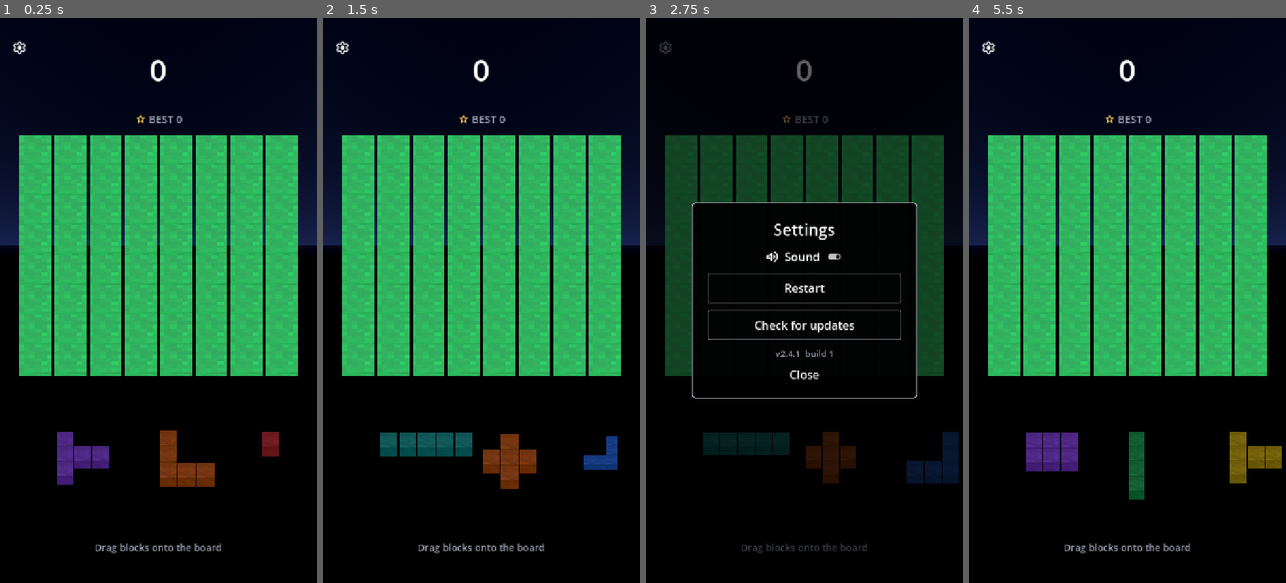
Above: before the commit, frames 1-4 (left to right).
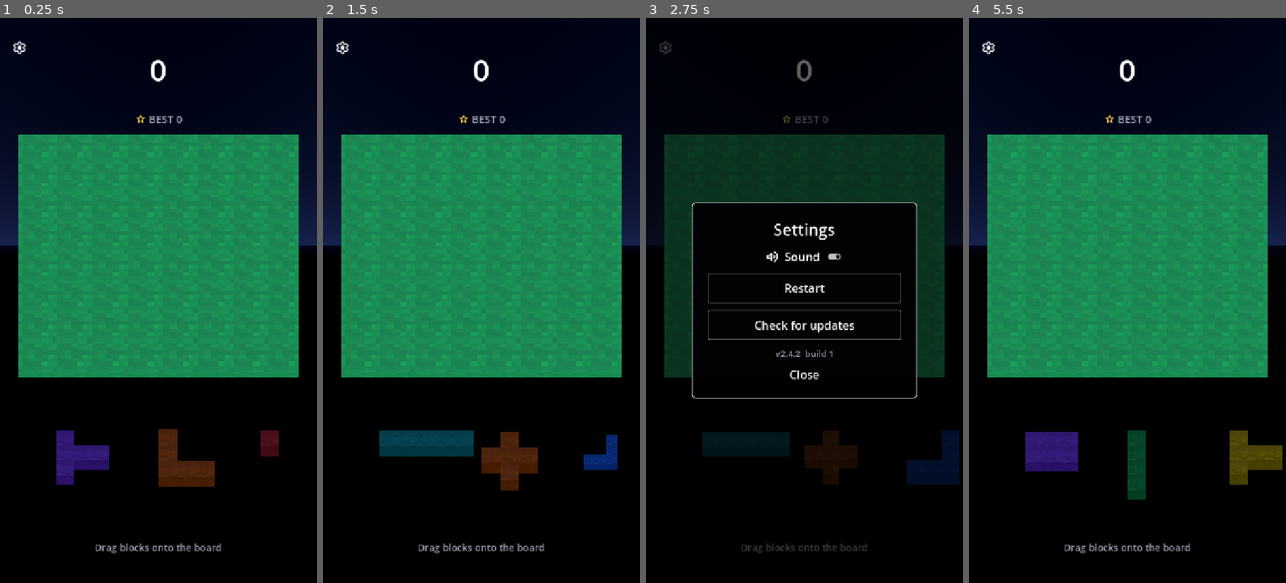
Above: after the commit, the same moments.

Repository: Matko802/blockshark
Game: Godot game, scene res://scenes/main.tscn
Two runs of this game, one before a commit and one after it. Both use one fixed random seed, a clock stepped at 60 frames per second and the inputs below.
Inputs (mouse positions are in pixels of both pictures, inside the frame that each line leads up to):
- Up to frame 1 (0.25 s): no input
- Up to frame 2 (1.5 s): click "" at 0.5 s; click "Restart" at 1.25 s
- Up to frame 3 (2.75 s): click "" at 2 s
- Up to frame 4 (5.5 s): click "Restart" at 2.75 s; click "" at 3.5 s; click "Restart" at 4.25 s; move the mouse to (1197, 272) at 5.02 s; click (1197, 272) at 5.17 s

The runs differ from the first frame. In frame 1, 40% of the frame differs, in the area x 5-95%, y 20-83%; in frame 2, 39%; in frame 3, 1.6%; in frame 4, 40%, in the area x 5-99%, y 20-86%.

Commit message:
Gapless cubes plus real time day night sky, version 2.4.2

Diff:
--- a/scripts/board_view.gd
+++ b/scripts/board_view.gd
@@ -2,8 +2,8 @@
 class_name BoardView
 
 const SIZE = 8
-const CUBE = 0.92
-const REST_Y = 0.57
+const CUBE = 1.0
+const REST_Y = 0.61
 
 var placed: Dictionary = {}
 var ghost_nodes: Array = []
--- a/scripts/main.gd
+++ b/scripts/main.gd
@@ -10,7 +10,7 @@
 var tray_x: Dictionary = {}
 var tray_tweens: Dictionary = {}
 var time := 0.0
-var app_version := "2.4.1"
+var app_version := "2.4.2"
 var app_code := 0
 
 @onready var board: BoardView = $Board
@@ -20,6 +20,43 @@
 @onready var updater = $Updater
 @onready var camera: Camera3D = $Camera3D
 @onready var tray_root: Node3D = $Tray
+@onready var sun: DirectionalLight3D = $Sun
+@onready var world_env: WorldEnvironment = $WorldEnvironment
+
+func sky_keys() -> Array:
+	return [
+		[0.0, Color(0.008, 0.012, 0.045), Color(0.10, 0.14, 0.30), Color(0.70, 0.80, 1.00), 0.85, 0.6],
+		[5.0, Color(0.008, 0.012, 0.045), Color(0.10, 0.14, 0.30), Color(0.70, 0.80, 1.00), 0.85, 0.6],
+		[7.0, Color(0.20, 0.25, 0.55), Color(0.98, 0.55, 0.30), Color(1.00, 0.75, 0.55), 1.0, 0.8],
+		[9.0, Color(0.25, 0.50, 0.95), Color(0.70, 0.85, 1.00), Color(1.00, 1.00, 1.00), 1.15, 0.9],
+		[16.0, Color(0.25, 0.50, 0.95), Color(0.70, 0.85, 1.00), Color(1.00, 1.00, 1.00), 1.15, 0.9],
+		[18.5, Color(0.15, 0.12, 0.35), Color(0.95, 0.45, 0.25), Color(1.00, 0.70, 0.50), 1.0, 0.8],
+		[20.0, Color(0.008, 0.012, 0.045), Color(0.10, 0.14, 0.30), Color(0.70, 0.80, 1.00), 0.85, 0.6],
+		[24.0, Color(0.008, 0.012, 0.045), Color(0.10, 0.14, 0.30), Color(0.70, 0.80, 1.00), 0.85, 0.6],
+	]
+
+func update_sky() -> void:
+	var dt := Time.get_datetime_dict_from_system()
+	var h := float(dt["hour"]) + float(dt["minute"]) / 60.0
+	var keys := sky_keys()
+	var a: Array = keys[0]
+	var b: Array = keys[keys.size() - 1]
+	for i in keys.size() - 1:
+		var k0: Array = keys[i]
+		var k1: Array = keys[i + 1]
+		if h >= float(k0[0]) and h <= float(k1[0]):
+			a = k0
+			b = k1
+			break
+	var span := maxf(float(b[0]) - float(a[0]), 0.001)
+	var t := clampf((h - float(a[0])) / span, 0.0, 1.0)
+	var mat := world_env.environment.sky.sky_material as ProceduralSkyMaterial
+	if mat != null:
+		mat.sky_top_color = (a[1] as Color).lerp(b[1] as Color, t)
+		mat.sky_horizon_color = (a[2] as Color).lerp(b[2] as Color, t)
+	sun.light_color = (a[3] as Color).lerp(b[3] as Color, t)
+	sun.light_energy = lerpf(float(a[4]), float(b[4]), t)
+	world_env.environment.ambient_light_energy = lerpf(float(a[5]), float(b[5]), t)
 
 func load_version() -> void:
 	var cfg := ConfigFile.new()
@@ -49,6 +86,12 @@
 	camera.look_at(Vector3(0, 0, 1.5))
 	fit_camera()
 	get_viewport().size_changed.connect(fit_camera)
+	update_sky()
+	var sky_timer := Timer.new()
+	sky_timer.wait_time = 60.0
+	sky_timer.autostart = true
+	add_child(sky_timer)
+	sky_timer.timeout.connect(update_sky)
 	drag.setup(camera, board, state, self)
 	hud.setup(self, version_text())
 	updater.setup(self, hud, app_version)
--- a/scripts/piece_factory.gd
+++ b/scripts/piece_factory.gd
@@ -1,7 +1,7 @@
 extends RefCounted
 class_name PieceFactory
 
-const CUBE = 0.92
+const CUBE = 1.0
 
 static func build(shape: Dictionary, color: int, unique: bool, pickable: bool) -> Node3D:
 	var root := Node3D.new()
--- a/scripts/updater.gd
+++ b/scripts/updater.gd
@@ -5,7 +5,7 @@
 
 var main
 var hud
-var current := "2.4.1"
+var current := "2.4.2"
 var http: HTTPRequest
 var dl: HTTPRequest
 var pending_silent := false
--- a/version.cfg
+++ b/version.cfg
@@ -1,3 +1,3 @@
 [app]
-version_name="2.4.1"
+version_name="2.4.2"
 version_code=1
Not shown, changed: export_presets.cfg
Not shown, changed: .github/workflows/build.yml
